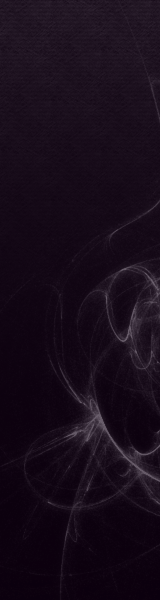
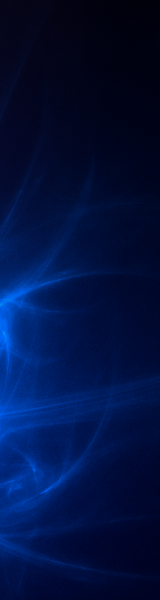
Layer changes from the first w=160, h=600 image to the second:
added layer "Color#1" (20%) above "Color" over [0, 0, 160, 600]
"Color": opacity 15% → 20%, painted on it, masked it over [0, 0, 160, 600]
removed layer "Flame Softglow" (was 20%) over [0, 0, 160, 600]
removed layer "Flame" (was 20%) over [0, 0, 160, 600]
renamed "Paper copy" to "Flame", opacity 15% → 100%, moved it above "Flame Blur", painted on it over [0, 0, 160, 600]
"Flame Blur": opacity 20% → 100%, painted on it, masked it over [0, 0, 160, 600]
added layer "Stripes" (15%) above "Paper" over [0, 0, 116, 417]
added layer "Paper" (20%) above "Base" over [0, 0, 116, 417]
renamed "Paper" to "Base", painted on it over [0, 0, 160, 582]
